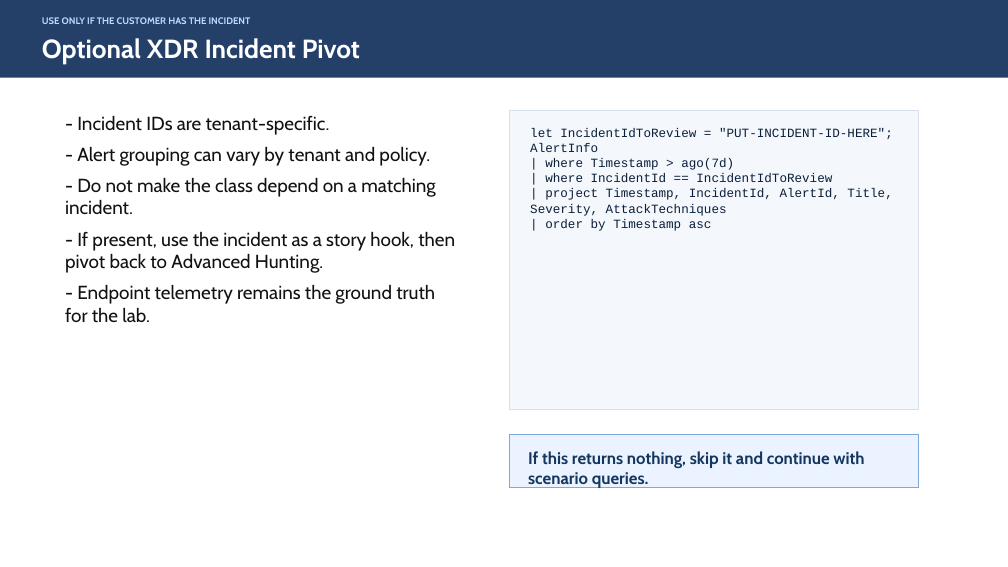
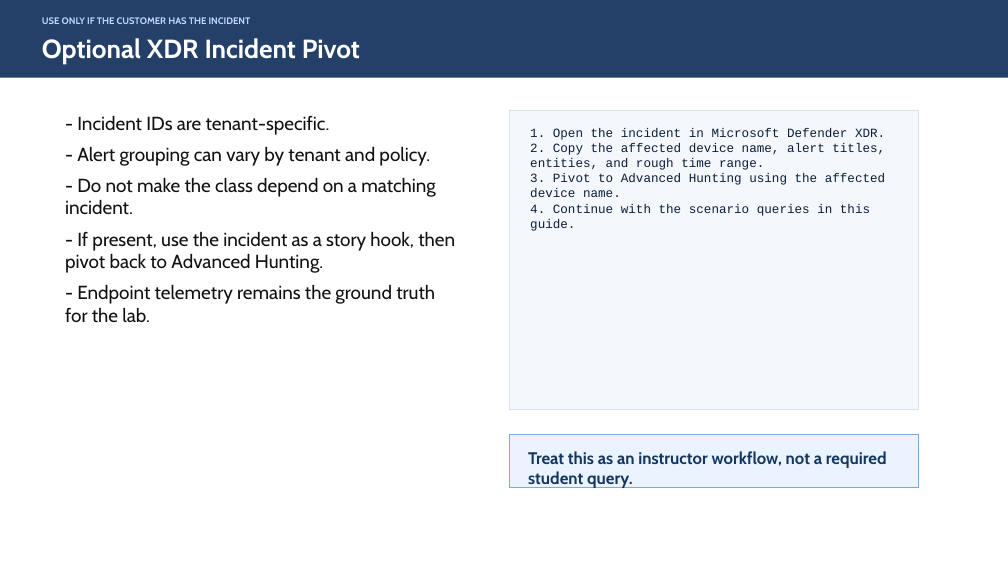
Before and after one commit to Cyberlorians/attackiqkqlsession, a slide deck: slide 49 of AttackIQ-XDR-KQL-CTF-Training.pptx. Drawn at 1008x567 pixels with LibreOffice and Linux fonts; fonts in the diff are those of the drawing. Boxes give left, top, right and bottom in pixels: in the first picture for what was removed or moved away, otherwise in the second. Text is boxed around its words. In the diff, an @@ line names an element or a change of style, - is before the commit and + after.

```diff
--- a/AttackIQ-XDR-KQL-CTF-Training.pptx
+++ b/AttackIQ-XDR-KQL-CTF-Training.pptx
@@ text at box(530, 128, 885, 231): text changed @@
-let IncidentIdToReview = "PUT-INCIDENT-ID-HERE";
-AlertInfo
-| where Timestamp > ago(7d)
-| where IncidentId == IncidentIdToReview
-| project Timestamp, IncidentId, AlertId, Title, Severity, AttackTechniques
-| order by Timestamp asc
+1. Open the incident in Microsoft Defender XDR.
+2. Copy the affected device name, alert titles, entities, and rough time range.
+3. Pivot to Advanced Hunting using the affected device name.
+4. Continue with the scenario queries in this guide.
@@ text at box(528, 451, 887, 488): text changed @@
-If this returns nothing, skip it and continue with scenario queries.
+Treat this as an instructor workflow, not a required student query.
```
Also in this commit, not shown: 8 other slides changed.
